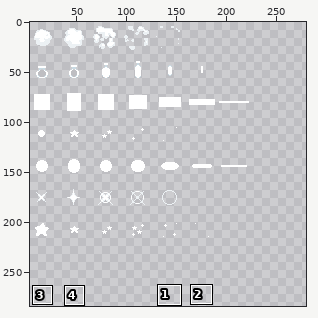
File history of a pixel-art file, Platformer/Content/effects.aseprite. The picture above shows the old version from afar; the outline marks the close-up.
Close-up. First the earlier version:
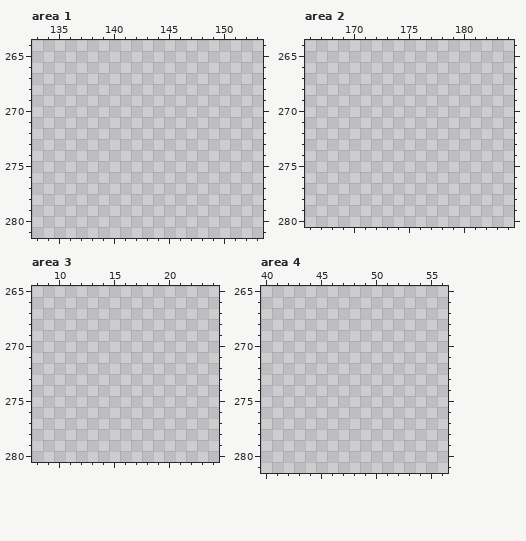
256x288 pixels, 1 frame. Shown: area 1: x 133..153, y 264..281; area 2: x 166..184, y 264..280; area 3: x 8..24, y 265..280; area 4: x 40..56, y 265..281. The old version is drawn lined up with the new one, on the new canvas. The wide view leaves out empty margins. The commit also changed other parts of the picture, which this record leaves out.
And afterwards:
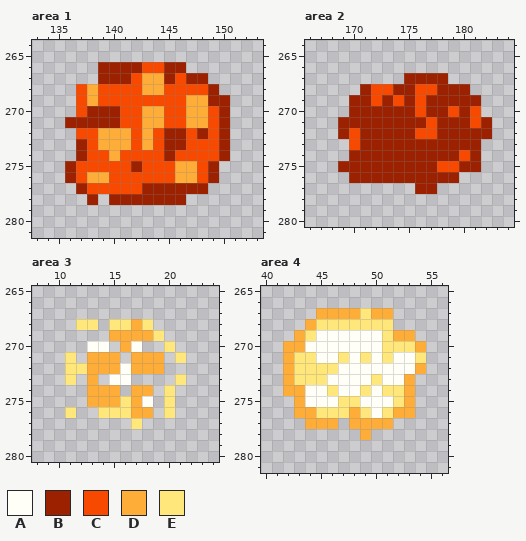
Palette (. is transparent): A #fffff7  B #9c2100  C #f74a00  D #ffad39  E #ffe77b
Change:
canvas 256x288 -> 320x320
Changed rows in their new state; - is an unchanged pixel.
Area 1:
first column x 136:
266 ---BBBBCCBB----
267 ---BBBCDDBCBB--
268 -CDCCCCDDCCCCB-
269 -CDCCCCCCCCDDBB
270 -CBBBCCDDCCDDCB
271 BBBBBCCDDCCDDCB
272 -CCDDDCDCBBCBCB
273 -BCDDDCDCBBCCCB
274 -BCCDCCCCBCCCCB
275 BCCCCCBCCCDDCB-
276 BCDDCCCCCCDDCB-
277 -BCCCCCBBBBBB--
278 --B-BBBBBBB----
Area 2:
first column x 169:
267 ------BBBB----
268 --BCCBBCCBBB--
269 -BBCBCBCBBBBB-
270 -BBBBBBCBBCBC-
271 BBBBBBBBCBBBCB
272 BCBBBBBCCBBBBB
273 -CBBBBBBBBBBB-
274 -BBBBBBBBBBCB-
275 BBBBBBBBBCCBB-
276 -BBBBBBBBBB---
277 -------BB-----
Area 3:
first column x 11:
268 -EE-EEDE---
269 ----DDDDE--
270 --AA-DA--E-
271 E-DDD-DDD-E
272 EEDDDADDD--
273 E-D-AA----E
274 --DDD-DD-E-
275 --DDDEDA-E-
276 E--EEEDD-E-
277 ------E----
Area 4:
first column x 42:
267 ---DDDDEDD---
268 --DEEEEEEE---
269 -DEAAAAAAEDD-
270 DDAAAAAAAEEED
271 DEEAAEAEAEAAE
272 DEEEEAAAAAAAD
273 DEEEAAAAEAAD-
274 DDAAEAAEAEED-
275 -DAAAEEAAAED-
276 -DDEEEDEAEDD-
277 --DDD-DDDD---
278 -------D-----
Where, in picture pixels (left, top, right, bottom), the same in both close-ups:
added: (65, 62, 230, 205)
added: (338, 73, 492, 194)
added: (65, 319, 186, 429)
added: (283, 308, 426, 440)
